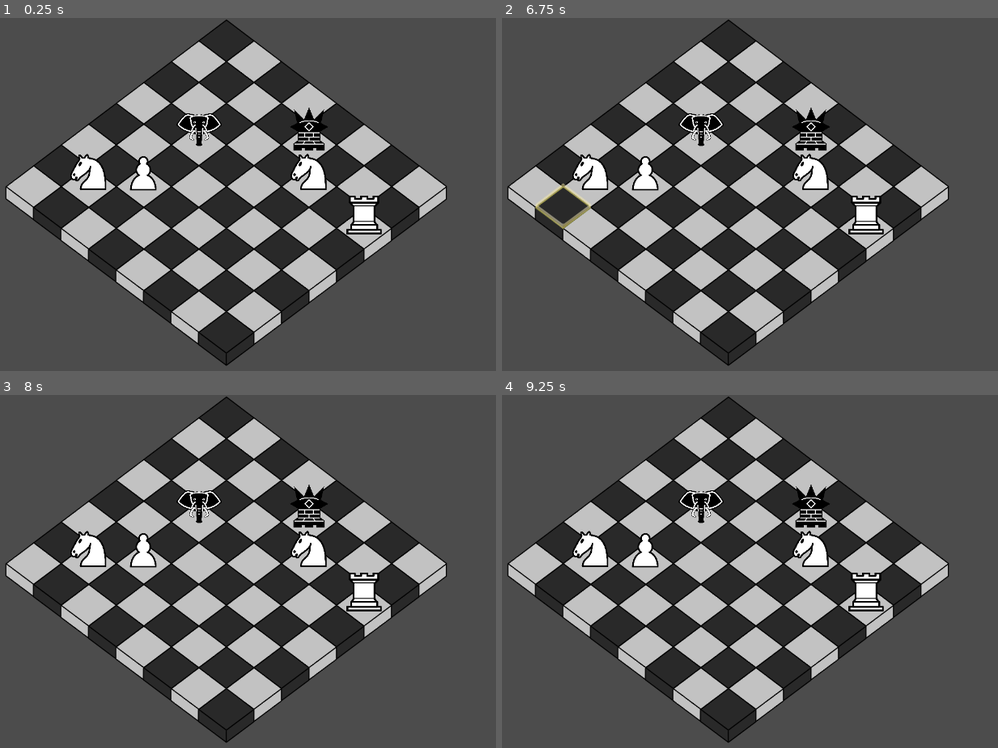
Above: before the commit, frames 1-4 (two rows, left to right).
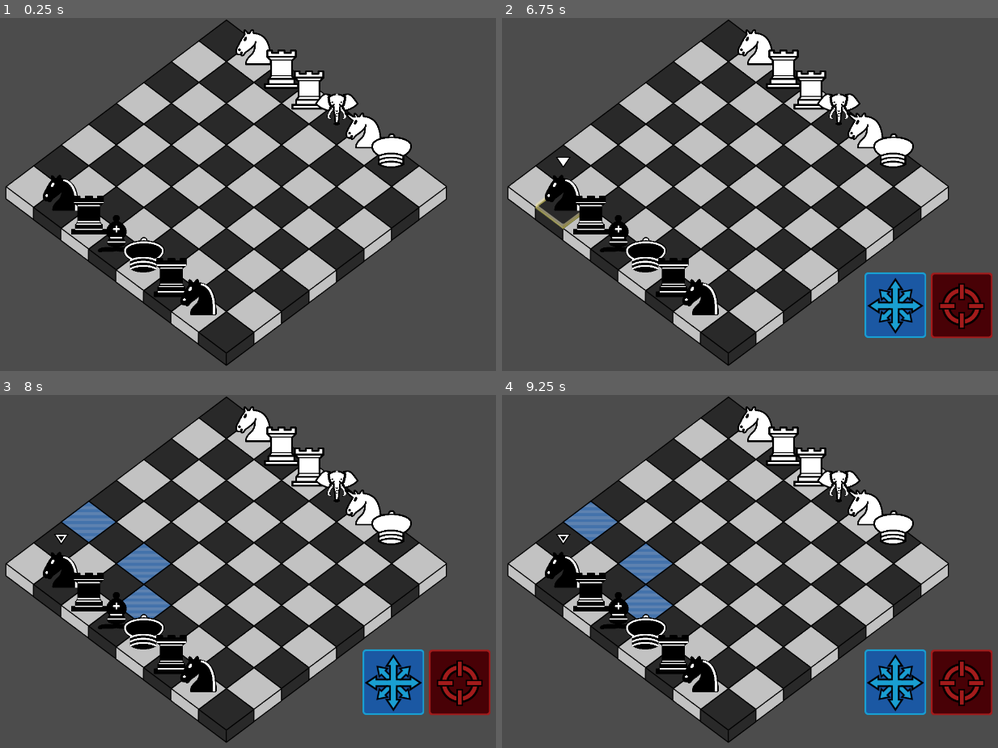
Above: after the commit, the same moments.

Repository: Trainzack/CS4700Final
Game: Godot game, scene res://scenes/MasterCombatScene.tscn
Same seed, same stepped clock (60 frames per second), same inputs: the game is played once before the commit and once after it.
Inputs (mouse positions are in pixels of both pictures, inside the frame that each line leads up to):
- Up to frame 1 (0.25 s): no input
- Up to frame 2 (6.75 s): tap Enter at 0.5, 2, 3.5 s; move the mouse to (536, 194) at 0.52 s; click (536, 194) at 0.67 s; tap Space at 1.25, 2.75, 4.25 s; move the mouse to (561, 173) at 1.27 s; click (561, 173) at 1.42 s; move the mouse to (591, 152) at 2.02 s; click (591, 152) at 2.17 s; move the mouse to (616, 130) at 2.77 s; click (616, 130) at 2.92 s; move the mouse to (645, 109) at 3.52 s; click (645, 109) at 3.67 s; move the mouse to (675, 88) at 4.27 s; click (675, 88) at 4.42 s; move the mouse to (700, 67) at 5.02 s; click (700, 67) at 5.17 s; move the mouse to (730, 46) at 5.77 s; click (730, 46) at 5.92 s; move the mouse to (561, 212) at 6.52 s; click (561, 212) at 6.67 s
- Up to frame 3 (8 s): click (391, 680) at 7.27 s
- Up to frame 4 (9.25 s): click (963, 680) at 8.02 s; click (893, 680) at 8.77 s

The runs differ from the first frame. In frame 1, 8.7% of the frame differs, in the area x 8-84%, y 3-85%; in frame 2, 13%; in frame 3, 15%, in the area x 8-99%, y 3-91%; in frame 4, 15%.

Commit message:
Added remaining unit moves and added random starting armies

Diff:
--- a/scenes/Board.gd
+++ b/scenes/Board.gd
@@ -2,12 +2,20 @@
 
 var unit_scene = preload("res://scenes/unit_scenes/Unit.tscn")
 var tile_scene = preload("res://scenes/Tile.tscn")
+
+var bishop_scene = preload("res://scenes/unit_scenes/Bishop.tscn")
+var commoner_scene = preload("res://scenes/unit_scenes/Commoner.tscn")
+var elephant_scene = preload("res://scenes/unit_scenes/Elephant.tscn")
+var knight_scene = preload("res://scenes/unit_scenes/Knight.tscn")
+var mann_scene = preload("res://scenes/unit_scenes/Mann.tscn")
 var pawn_scene = preload("res://scenes/unit_scenes/Pawn.tscn")
-var mann_scene = preload("res://scenes/unit_scenes/Mann.tscn")
-var knight_scene = preload("res://scenes/unit_scenes/Knight.tscn")
-var bishop_scene = preload("res://scenes/unit_scenes/Bishop.tscn")
+var queen_scene = preload("res://scenes/unit_scenes/Queen.tscn")
 var rook_scene = preload("res://scenes/unit_scenes/Rook.tscn")
-var unicorn_scene = preload("res://scenes/unit_scenes/Elephant.tscn")
+var unicorn_scene = preload("res://scenes/unit_scenes/Unicorn.tscn")
+
+
+
+var piece_scenes = [bishop_scene, commoner_scene, elephant_scene, knight_scene, mann_scene, pawn_scene, queen_scene, rook_scene, unicorn_scene]
 
 #offsets used to populate the board. Values come from testing different positions
 var starting_x = 300
@@ -35,24 +43,14 @@
 	create_board()
 	populate_board()
 
-	var mann = mann_scene.instance()
-	mann.set_black()
-	place_unit(mann,4,6)
-
-	var unicorn = unicorn_scene.instance()
-	unicorn.set_black()
-	place_unit(unicorn,2,4)
-
-	var pawn = pawn_scene.instance()
-	place_unit(pawn,2,2)
-
-	var rook = rook_scene.instance()
-	place_unit(rook,7,5)
-
-	var knight = knight_scene.instance()
-	place_unit(knight,5,5)
-	var knight_2 = knight_scene.instance()
-	place_unit(knight_2,1,1)
+	for x in range(1,7):
+		var p = piece_scenes[randi() % piece_scenes.size()].instance()
+		p.set_black()
+		place_unit(p, x, 0)
+
+		p = piece_scenes[randi() % piece_scenes.size()].instance()
+		p.set_white()
+		place_unit(p, x, 7)
 
 func get_tile(position):
 	return boardArray[position.x][position.y]
@@ -178,7 +176,7 @@
 					break
 				# Get the tile we are currently looking at
 				var tile = get_tile(position)
-				if move_type == "attack" and unit.can_attack(get_unit(position)):
+				if move_type == "attack": #and unit.can_attack(get_unit(position)):
 					possible_positions.append(position)
 				# We do the pass through check after the attack check, as otherwise the check would block us from attacking pieces
 				if not unit.can_pass_through(tile):
--- a/scenes/unit_scenes/Bishop.tscn
+++ b/scenes/unit_scenes/Bishop.tscn
@@ -1,8 +1,9 @@
-[gd_scene load_steps=5 format=2]
+[gd_scene load_steps=6 format=2]
 
 [ext_resource path="res://scenes/unit_scenes/Unit.tscn" type="PackedScene" id=1]
 [ext_resource path="res://art/units/Bishop_Light.png" type="Texture" id=2]
 [ext_resource path="res://art/units/Bishop_Dark.png" type="Texture" id=3]
+[ext_resource path="res://scenes/unit_scenes/Move.gd" type="Script" id=4]
 
 [sub_resource type="SpriteFrames" id=1]
 
@@ -20,10 +21,18 @@
 
 [node name="Bishop" instance=ExtResource( 1 )]
 
-health = 3
 type = "bishop"
 
 [node name="UnitSprite" parent="." index="0"]
 
 frames = SubResource( 1 )
 animation = "white"
+
+[node name="Move" type="Node" parent="Moves" index="0"]
+
+script = ExtResource( 4 )
+atom = Vector2( 1, 1 )
+is_move = true
+is_attack = true
+rider = true
+damage = 1
--- a/scenes/unit_scenes/Commoner.tscn
+++ b/scenes/unit_scenes/Commoner.tscn
@@ -20,8 +20,6 @@
 
 [node name="Commoner" instance=ExtResource( 1 )]
 
-type = "abstract_unit"
-
 [node name="UnitSprite" parent="." index="0"]
 
 frames = SubResource( 1 )
--- a/scenes/unit_scenes/Elephant.tscn
+++ b/scenes/unit_scenes/Elephant.tscn
@@ -1,8 +1,9 @@
-[gd_scene load_steps=5 format=2]
+[gd_scene load_steps=6 format=2]
 
 [ext_resource path="res://scenes/unit_scenes/Unit.tscn" type="PackedScene" id=1]
 [ext_resource path="res://art/units/Elephant_Light.png" type="Texture" id=2]
 [ext_resource path="res://art/units/Elephant_Dark.png" type="Texture" id=3]
+[ext_resource path="res://scenes/unit_scenes/Move.gd" type="Script" id=4]
 
 [sub_resource type="SpriteFrames" id=1]
 
@@ -20,10 +21,36 @@
 
 [node name="Elephant" instance=ExtResource( 1 )]
 
-health = 4
 type = "elephant"
 
 [node name="UnitSprite" parent="." index="0"]
 
 frames = SubResource( 1 )
 animation = "white"
+
+[node name="Move" type="Node" parent="Moves" index="0"]
+
+script = ExtResource( 4 )
+atom = Vector2( 1, 0 )
+is_move = true
+is_attack = false
+rider = false
+damage = 1
+
+[node name="Move2" type="Node" parent="Moves" index="1"]
+
+script = ExtResource( 4 )
+atom = Vector2( 1, 1 )
+is_move = true
+is_attack = false
+rider = false
+damage = 1
+
+[node name="Attack" type="Node" parent="Moves" index="2"]
+
+script = ExtResource( 4 )
+atom = Vector2( 2, 1 )
+is_move = false
+is_attack = true
+rider = true
+damage = 3
--- a/scenes/unit_scenes/Queen.tscn
+++ b/scenes/unit_scenes/Queen.tscn
@@ -1,8 +1,9 @@
-[gd_scene load_steps=5 format=2]
+[gd_scene load_steps=6 format=2]
 
 [ext_resource path="res://scenes/unit_scenes/Unit.tscn" type="PackedScene" id=1]
 [ext_resource path="res://art/units/Queen_Light.png" type="Texture" id=2]
 [ext_resource path="res://art/units/Queen_Dark.png" type="Texture" id=3]
+[ext_resource path="res://scenes/unit_scenes/Move.gd" type="Script" id=4]
 
 [sub_resource type="SpriteFrames" id=1]
 
@@ -20,10 +21,27 @@
 
 [node name="Queen" instance=ExtResource( 1 )]
 
-health = 3
 type = "queen"
 
 [node name="UnitSprite" parent="." index="0"]
 
 frames = SubResource( 1 )
 animation = "white"
+
+[node name="Move" type="Node" parent="Moves" index="0"]
+
+script = ExtResource( 4 )
+atom = Vector2( 1, 0 )
+is_move = true
+is_attack = true
+rider = true
+damage = 1
+
+[node name="Move2" type="Node" parent="Moves" index="1"]
+
+script = ExtResource( 4 )
+atom = Vector2( 1, 1 )
+is_move = true
+is_attack = true
+rider = true
+damage = 1
--- a/scenes/unit_scenes/Rook.tscn
+++ b/scenes/unit_scenes/Rook.tscn
@@ -36,3 +36,4 @@
 is_move = true
 is_attack = true
 rider = true
+damage = 1
--- a/scenes/unit_scenes/Unicorn.tscn
+++ b/scenes/unit_scenes/Unicorn.tscn
@@ -1,8 +1,9 @@
-[gd_scene load_steps=5 format=2]
+[gd_scene load_steps=6 format=2]
 
 [ext_resource path="res://scenes/unit_scenes/Unit.tscn" type="PackedScene" id=1]
 [ext_resource path="res://art/units/Unicorn_Light.png" type="Texture" id=2]
 [ext_resource path="res://art/units/Unicorn_Dark.png" type="Texture" id=3]
+[ext_resource path="res://scenes/unit_scenes/Move.gd" type="Script" id=4]
 
 [sub_resource type="SpriteFrames" id=1]
 
@@ -20,12 +21,27 @@
 
 [node name="Unicorn" instance=ExtResource( 1 )]
 
-health = 3
 type = "unicorn"
-movement_atoms = [ Vector2( 1, 0 ), Vector2( 1, 1 ) ]
-attack_atoms = [  ]
 
 [node name="UnitSprite" parent="." index="0"]
 
 frames = SubResource( 1 )
 animation = "white"
+
+[node name="Move" type="Node" parent="Moves" index="0"]
+
+script = ExtResource( 4 )
+atom = Vector2( 2, 1 )
+is_move = true
+is_attack = false
+rider = false
+damage = 1
+
+[node name="Attack" type="Node" parent="Moves" index="1"]
+
+script = ExtResource( 4 )
+atom = Vector2( 1, 1 )
+is_move = false
+is_attack = true
+rider = true
+damage = 1
--- a/scenes/unit_scenes/Unit.gd
+++ b/scenes/unit_scenes/Unit.gd
@@ -36,6 +36,8 @@
 
 # Returns whether this unit can attack the specified unit
 func can_attack(unit):
+	if unit.is_dummy() or is_dummy():
+		return false
 	return team != unit.team
 
 func get_attack_moves():
@@ -71,6 +73,9 @@
 func get_type():
 	return type
 
+func is_dummy():
+	return type == "abstract_unit"
+
 func reset_moves():
 	has_moved = false
 	has_attacked = false
